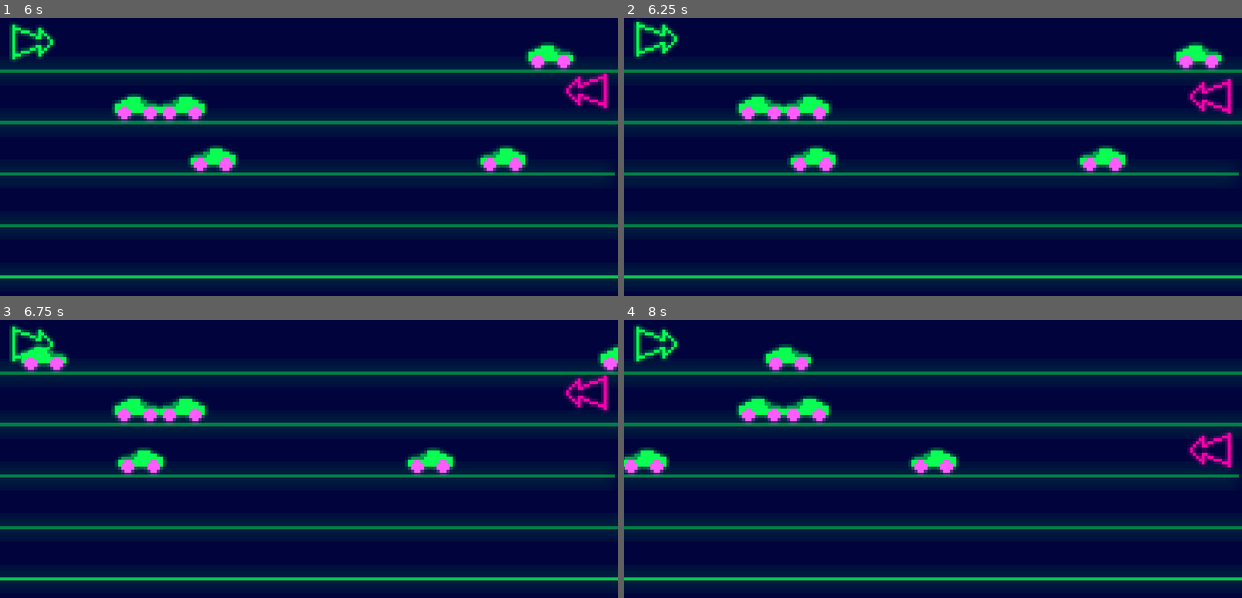
Above: before the commit, frames 1-4 (two rows, left to right).
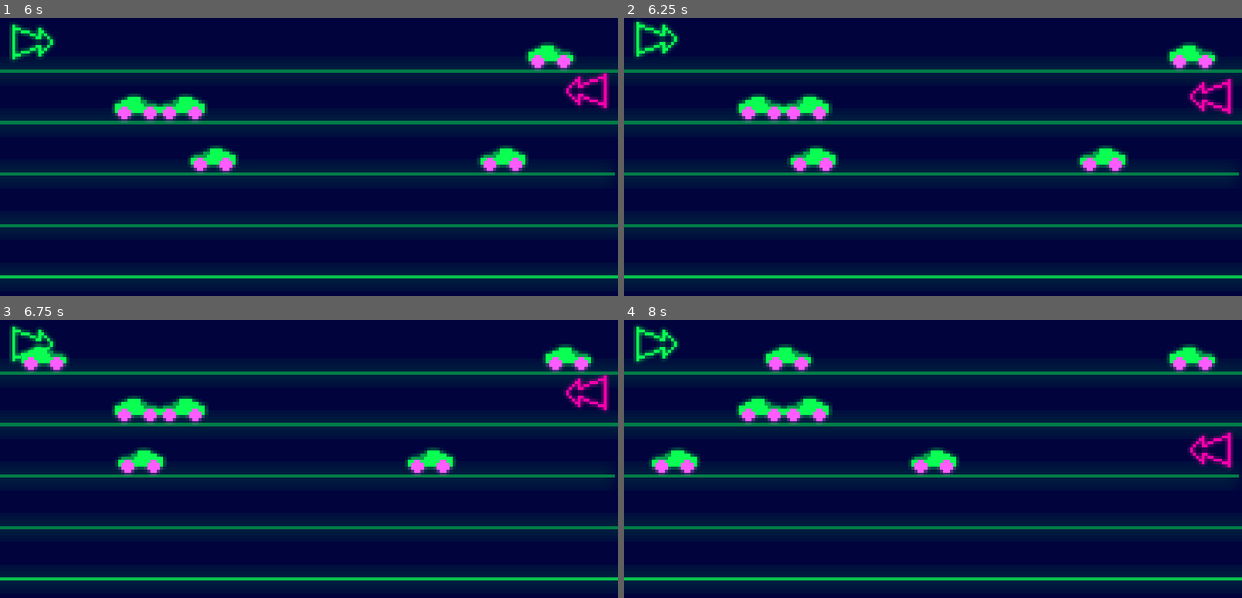
Above: after the commit, the same moments.

Repository: Neppord/battery-pact
Game: Godot game, scene res://main.tscn
The game is run twice, just before and just after one commit, with the same random seed, the same clock (stepped at 60 frames per second) and the same inputs.
Inputs:
- Up to frame 1 (6 s): tap Enter (player_2_spawn) at 0.5, 2.1, 5.1 s; hold W (player_1_up) 0.53-1.28 s; tap Space (player_1_spawn) at 0.6, 3.6 s; hold S (player_1_down) 1.28-2.03 s; tap Down (player_2_down) at 1.35, 4.35 s; hold W (player_1_up) 2.03-3.53 s; tap Up (player_2_up) at 2.85, 5.85 s; hold S (player_1_down) 3.53-5.78 s; hold W (player_1_up) from 5.78 s (still down)
- Up to frame 2 (6.25 s): keep holding W (player_1_up)
- Up to frame 3 (6.75 s): keep holding W (player_1_up); tap Space (player_1_spawn) at 6.6 s
- Up to frame 4 (8 s): keep holding W (player_1_up); tap Down (player_2_down) at 7.35 s

Frame 1 is identical in both runs. In frame 2, 0.6% of the frame differs, in the area x 18-98%, y 8-37%; in frame 3, 0.9%; in frame 4, 1.5%, in the area x 0-97%, y 8-57%.

Commit message:
Toys start with charge, lose charge over time and stop when charge reaches zero
Co-authored-by: Karl Wängberg <karlwangberg@gmail.com>

Diff:
--- a/toy.gd
+++ b/toy.gd
@@ -4,7 +4,9 @@
 @onready var sfx_player: AudioStreamPlayer2D = $"SFX player"
 
 const SPEED = 300.0
+const CONSUMPTION := 0.03
 var direction := Vector2.RIGHT
+var charge: float = 10.0
 
 func _process(delta: float) -> void:
 	if direction == Vector2.RIGHT:
@@ -13,9 +15,9 @@
 		sprite.flip_h = true
 
 func _physics_process(delta: float) -> void:
-	# Get the input direction and handle the movement/deceleration.
-	# As good practice, you should replace UI actions with custom gameplay actions.
+	charge -= CONSUMPTION
 	velocity = direction * SPEED
-	move_and_slide()
-	if(get_slide_collision_count() > 0 and !sfx_player.is_playing()):
-		sfx_player.play()
+	if charge > 0:
+		move_and_slide()
+		if get_slide_collision_count() > 0 and !sfx_player.is_playing():
+			sfx_player.play()
Not shown, changed: TODO.md
